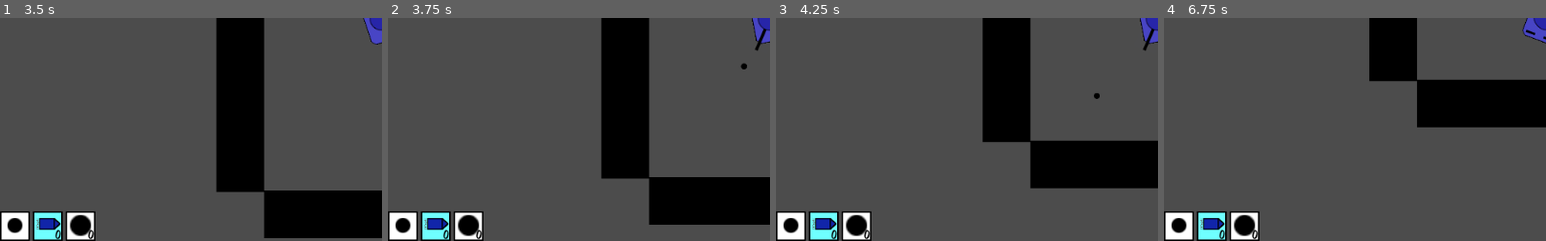
Above: before the commit, frames 1-4 (left to right).
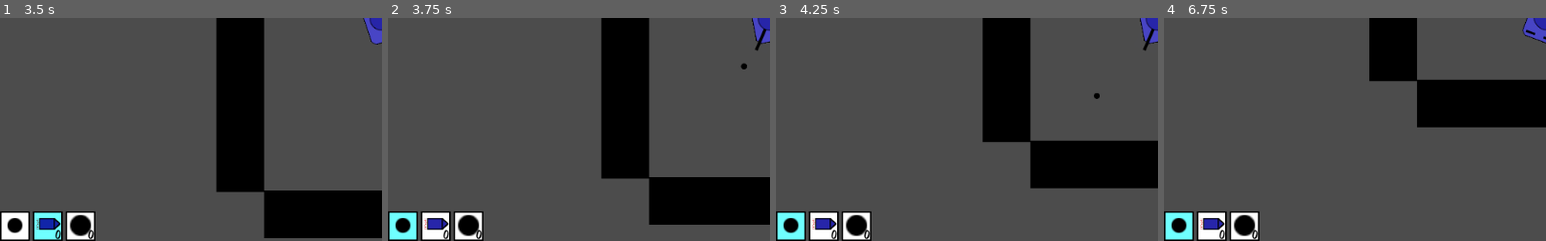
Above: after the commit, the same moments.

Repository: mm-102/godot_tanks
Game: Godot game, scene res://Main.tscn
The game is run twice, just before and just after one commit, with the same random seed, the same clock (stepped at 60 frames per second) and the same inputs.
Inputs (mouse positions are % of the whole screen's width and height, from its top left):
- Up to frame 1 (3.5 s): click "Single" at 0.5 s; tap Enter at 1.25 s; move the mouse to (72, 45) at 1.27 s; hold D (p_right) 1.28-2.03 s; tap 1 (p_bullet) at 1.35 s; move the mouse to (30, 55) at 2.02 s; hold S (p_backward) 2.03-2.78 s; tap 3 (p_frag) at 2.1 s; move the mouse to (60, 28) at 2.77 s; hold D (p_right) from 2.78 s (still down); tap 2 (p_rocket) at 2.85 s
- Up to frame 2 (3.75 s): move the mouse to (45, 70) at 3.52 s; release D (p_right) at 3.53 s; hold W (p_forward) from 3.53 s (still down); click (45, 70) at 3.6 s
- Up to frame 3 (4.25 s): keep holding W (p_forward)
- Up to frame 4 (6.75 s): move the mouse to (80, 65) at 4.27 s; release W (p_forward) at 4.28 s; hold A (p_left) 4.28-5.78 s; tap 1 (p_bullet) at 4.35 s; move the mouse to (20, 35) at 5.02 s; tap 3 (p_frag) at 5.1 s; tap Space at 5.75 s; move the mouse to (55, 50) at 5.77 s; hold S (p_backward) 5.78-6.53 s; tap 2 (p_rocket) at 5.85 s; move the mouse to (35, 25) at 6.52 s; hold D (p_right) from 6.53 s (still down); click (35, 25) at 6.6 s
The pictures show only the part of the screen within x 0-50%, y 50-100%; the shares and areas given below are measured in that part.

Frame 1 is identical in both runs. In frame 2, 1.3% of the frame differs, in the area x 0-16%, y 87-100%; in frame 3, 1.3%; in frame 4, 1.3%.

Commit message:
[Bugfix] Highlighted type not changing to default after running out of ammo

Diff:
--- a/Player/Tank/Tank.gd
+++ b/Player/Tank/Tank.gd
@@ -74,6 +74,7 @@
 		return
 	if ammo_type == BASE_AMMO_TYPE or special_ammo[ammo_type] <= 0:
 		ammo_type = BASE_AMMO_TYPE
+		emit_signal("special_ammo_type_change", ammo_type)
 	else:
 		special_ammo[ammo_type] -= 1
 		emit_signal("special_ammo_change", ammo_type, special_ammo[ammo_type])
